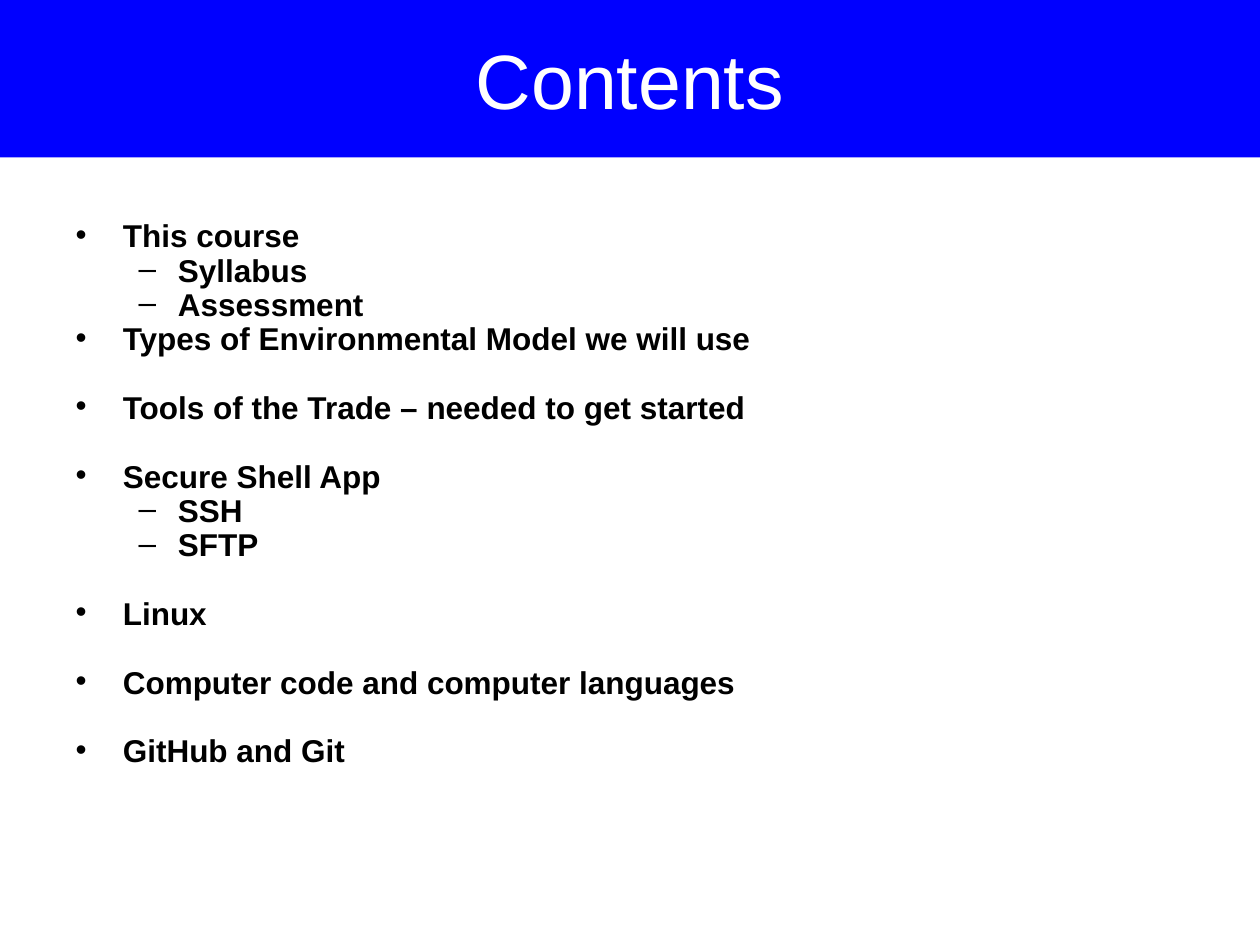
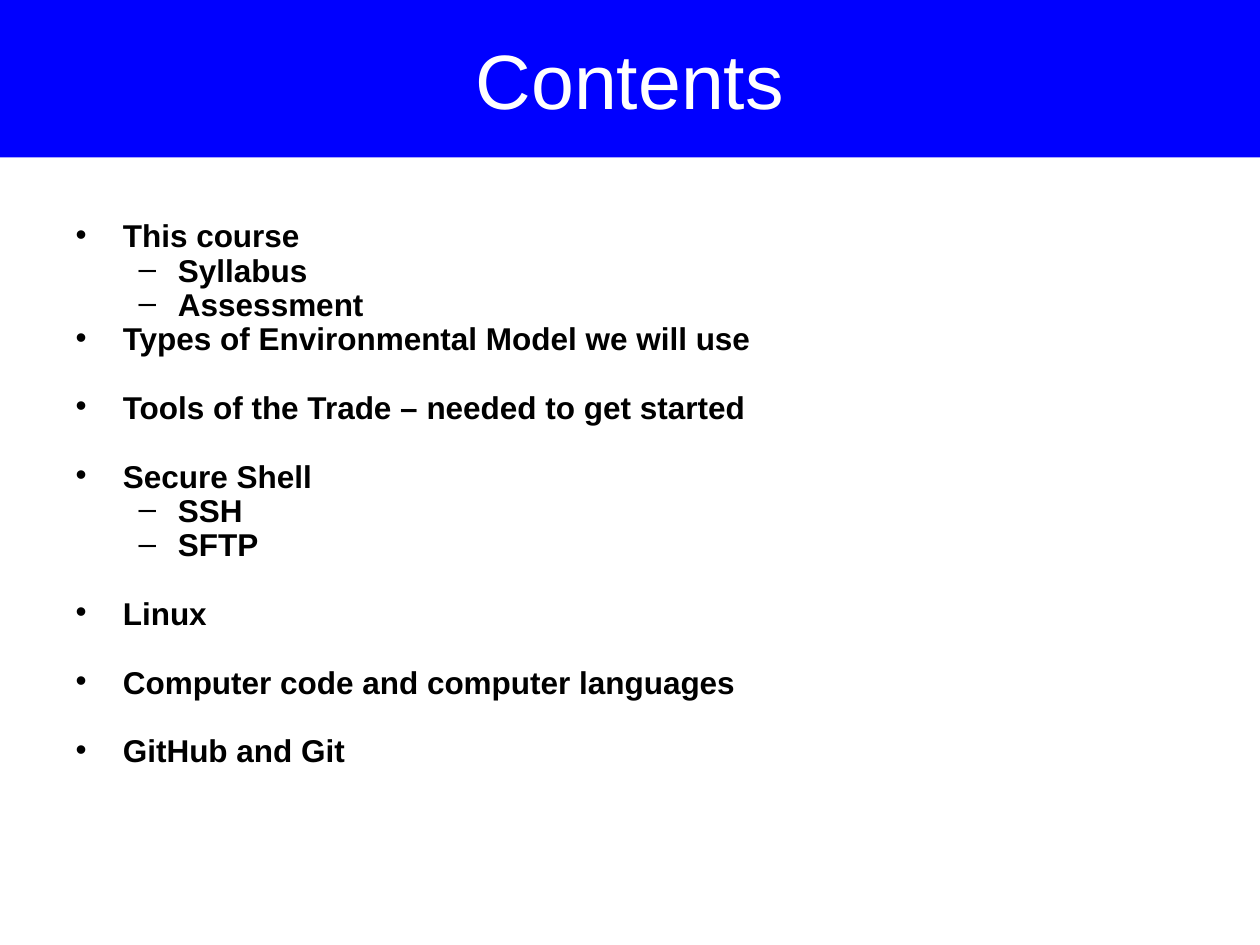
Before and after one commit to UoM-maul1609/paul.connolly.webpages, a slide deck: slide 2 of teaching/eart60071/materials/eart60071_lecture1_asynchronous.ppt. Drawn at 1260x945 pixels with LibreOffice and Linux fonts; fonts in the diff are those of the drawing. Boxes give left, top, right and bottom in pixels: in the first picture for what was removed or moved away, otherwise in the second. Text is boxed around its words. In the diff, an @@ line names an element or a change of style, - is before the commit and + after.

```diff
--- a/teaching/eart60071/materials/eart60071_lecture1_asynchronous.ppt
+++ b/teaching/eart60071/materials/eart60071_lecture1_asynchronous.ppt
@@ text at [123,465,312,489]: text changed @@
-• Secure Shell App
+• Secure Shell
```
Also in this commit, not shown: 5 other slides changed, 1 slide added, 2 slides removed, 1 other file.
